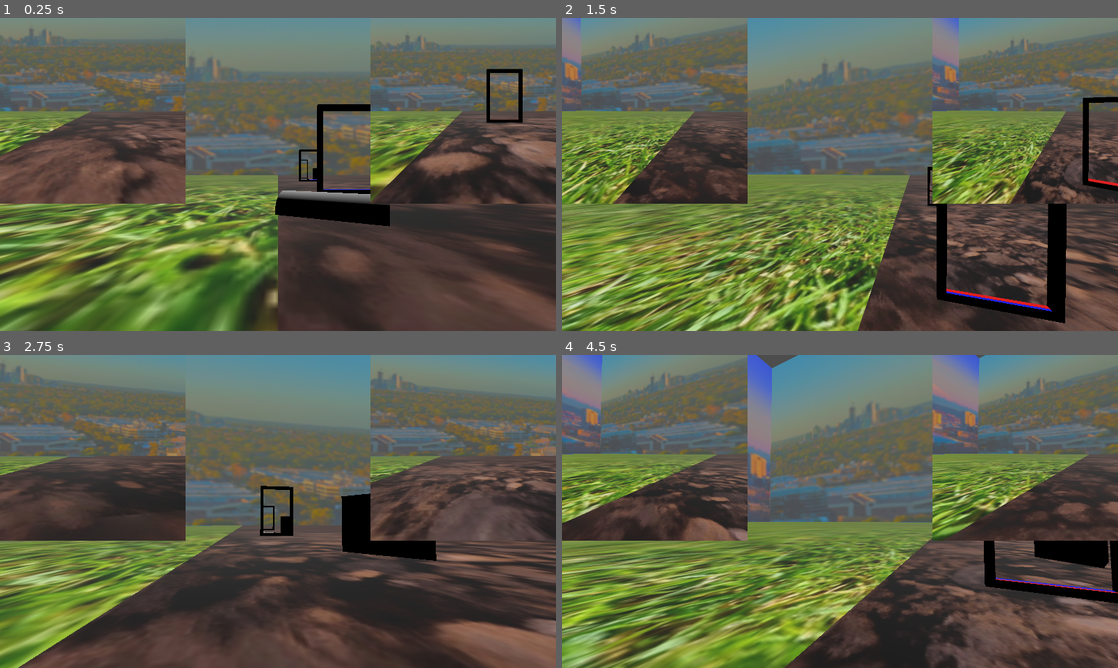
Above: before the commit, frames 1-4 (two rows, left to right).
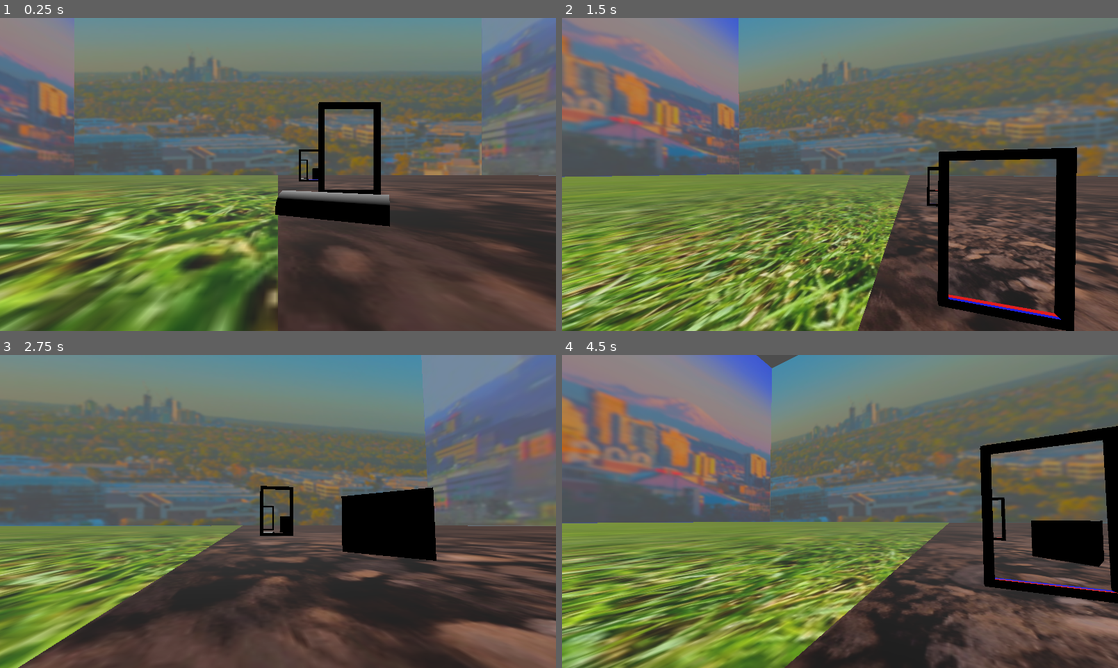
Above: after the commit, the same moments.

Repository: Terrence-Holmes/Hole-In-One
Game: Godot game, scene res://Assets/Rooms/rm_test_1.tscn
The game is run twice, just before and just after one commit, with the same random seed, the same clock (stepped at 60 frames per second) and the same inputs. The project has no main scene, so this scene is started directly.
Inputs (mouse positions are in pixels of both pictures, inside the frame that each line leads up to):
- Up to frame 1 (0.25 s): no input
- Up to frame 2 (1.5 s): tap Enter at 0.5 s; move the mouse to (867, 174) at 0.52 s; hold Up (Up) from 0.53 s (still down); click (867, 174) at 0.6 s; move the mouse to (812, 174) at 1.27 s; tap Space (Select) at 1.35 s
- Up to frame 3 (2.75 s): keep holding Up (Up); move the mouse to (289, 505) at 2.02 s; click (289, 505) at 2.1 s
- Up to frame 4 (4.5 s): keep holding Up (Up); move the mouse to (834, 517) at 2.77 s; tap Space (Select) at 2.85, 4.35 s; move the mouse to (878, 514) at 3.52 s; click (878, 514) at 3.6 s; move the mouse to (795, 508) at 4.27 s

The runs differ from the first frame. In frame 1, 31% of the frame differs, in the area x 0-100%, y 0-60%; in frame 2, 34%, in the area x 0-100%, y 0-100%; in frame 3, 29%; in frame 4, 33%.

Commit message:
Worked on portal recursion

Diff:
--- /dev/null
+++ b/Assets/Props/Materials/portal_mat.tres
@@ -0,0 +1,11 @@
+[gd_resource type="ShaderMaterial" load_steps=3 format=3 uid="uid://c13o3p08qve31"]
+
+[ext_resource type="Shader" path="res://Assets/Props/Shaders/portal_shader.gdshader" id="1_tjeht"]
+
+[sub_resource type="ViewportTexture" id="ViewportTexture_s84km"]
+
+[resource]
+resource_local_to_scene = true
+render_priority = 0
+shader = ExtResource("1_tjeht")
+shader_parameter/texture_albedo = SubResource("ViewportTexture_s84km")
--- a/Assets/Props/Scenes/portal.tscn
+++ b/Assets/Props/Scenes/portal.tscn
@@ -1,17 +1,8 @@
-[gd_scene load_steps=8 format=3 uid="uid://beow8twmmfq07"]
+[gd_scene load_steps=6 format=3 uid="uid://beow8twmmfq07"]
 
 [ext_resource type="Script" path="res://Assets/Props/Scripts/Portal.gd" id="1_f0wwu"]
-[ext_resource type="Shader" path="res://Assets/Props/Shaders/portal_shader.gdshader" id="2_yoev6"]
+[ext_resource type="Material" uid="uid://c13o3p08qve31" path="res://Assets/Props/Materials/portal_mat.tres" id="2_nxj0c"]
 [ext_resource type="Script" path="res://EditorTools/Scripts/PortalEditor.gd" id="3_fe5n2"]
-
-[sub_resource type="ViewportTexture" id="ViewportTexture_r6ok2"]
-viewport_path = NodePath("Viewports/CameraViewport0")
-
-[sub_resource type="ShaderMaterial" id="ShaderMaterial_s4ld5"]
-resource_local_to_scene = true
-render_priority = 0
-shader = ExtResource("2_yoev6")
-shader_parameter/texture_albedo = SubResource("ViewportTexture_r6ok2")
 
 [sub_resource type="BoxShape3D" id="BoxShape3D_v4s2d"]
 size = Vector3(1.2, 2.2, 2)
@@ -21,34 +12,11 @@
 
 [node name="Portal" type="Node3D"]
 script = ExtResource("1_f0wwu")
+portalMaterial = ExtResource("2_nxj0c")
 
 [node name="CameraViews" type="Node3D" parent="."]
 
-[node name="CameraView0" type="CSGBox3D" parent="CameraViews"]
-size = Vector3(1, 2, 0.1)
-material = SubResource("ShaderMaterial_s4ld5")
-
-[node name="CameraView1" type="CSGBox3D" parent="CameraViews"]
-size = Vector3(1, 2, 0.1)
-material = SubResource("ShaderMaterial_s4ld5")
-
 [node name="Viewports" type="Node" parent="."]
-
-[node name="CameraViewport0" type="SubViewport" parent="Viewports"]
-handle_input_locally = false
-size = Vector2i(432, 720)
-render_target_update_mode = 4
-
-[node name="Camera" type="Camera3D" parent="Viewports/CameraViewport0"]
-cull_mask = 1048569
-
-[node name="CameraViewport1" type="SubViewport" parent="Viewports"]
-handle_input_locally = false
-size = Vector2i(432, 720)
-render_target_update_mode = 4
-
-[node name="Camera" type="Camera3D" parent="Viewports/CameraViewport1"]
-cull_mask = 1048569
 
 [node name="Editor" type="Node3D" parent="."]
 script = ExtResource("3_fe5n2")
--- a/Assets/Props/Scenes/portal_spawner.tscn
+++ b/Assets/Props/Scenes/portal_spawner.tscn
@@ -4,44 +4,33 @@
 [ext_resource type="Script" path="res://Assets/Props/Scripts/PortalSpawner.gd" id="1_vfyow"]
 [ext_resource type="Shader" path="res://Assets/Props/Shaders/portal_shader.gdshader" id="3_ocxy0"]
 
-[sub_resource type="ViewportTexture" id="ViewportTexture_j4ntl"]
-viewport_path = NodePath("Viewports/CameraViewport0")
+[sub_resource type="ViewportTexture" id="ViewportTexture_5nngh"]
 
-[sub_resource type="ShaderMaterial" id="ShaderMaterial_6xopq"]
+[sub_resource type="ShaderMaterial" id="ShaderMaterial_m7g77"]
 resource_local_to_scene = true
 render_priority = 0
 shader = ExtResource("3_ocxy0")
-shader_parameter/texture_albedo = SubResource("ViewportTexture_j4ntl")
+shader_parameter/texture_albedo = SubResource("ViewportTexture_5nngh")
 
-[sub_resource type="ViewportTexture" id="ViewportTexture_25gm7"]
-viewport_path = NodePath("Viewports/CameraViewport0")
+[sub_resource type="ViewportTexture" id="ViewportTexture_ubjau"]
 
-[sub_resource type="ShaderMaterial" id="ShaderMaterial_sxqoc"]
+[sub_resource type="ShaderMaterial" id="ShaderMaterial_5u3j4"]
 resource_local_to_scene = true
 render_priority = 0
 shader = ExtResource("3_ocxy0")
-shader_parameter/texture_albedo = SubResource("ViewportTexture_25gm7")
+shader_parameter/texture_albedo = SubResource("ViewportTexture_ubjau")
 
 [node name="PortalSpawner" type="Node3D"]
 script = ExtResource("1_vfyow")
 
 [node name="Portal1" parent="." node_paths=PackedStringArray("otherPortal") instance=ExtResource("1_qv77c")]
 otherPortal = NodePath("../Portal2")
-
-[node name="CameraView0" parent="Portal1/CameraViews" index="0"]
-material = SubResource("ShaderMaterial_6xopq")
-
-[node name="CameraView1" parent="Portal1/CameraViews" index="1"]
-material = SubResource("ShaderMaterial_6xopq")
+portalMaterial = SubResource("ShaderMaterial_m7g77")
 
 [node name="Portal2" parent="." node_paths=PackedStringArray("otherPortal") instance=ExtResource("1_qv77c")]
+portal1 = false
 otherPortal = NodePath("../Portal1")
-
-[node name="CameraView0" parent="Portal2/CameraViews" index="0"]
-material = SubResource("ShaderMaterial_sxqoc")
-
-[node name="CameraView1" parent="Portal2/CameraViews" index="1"]
-material = SubResource("ShaderMaterial_sxqoc")
+portalMaterial = SubResource("ShaderMaterial_5u3j4")
 
 [editable path="Portal1"]
 [editable path="Portal2"]
--- a/Assets/Props/Scripts/Portal.gd
+++ b/Assets/Props/Scripts/Portal.gd
@@ -2,9 +2,11 @@
 class_name Portal
 
 @export_category("Portal")
+@export var portal1 : bool = true
 @export var otherPortal : Portal = null
 @export var size : Vector2 = Vector2(1, 2)
 @export var portal_area_margin : Vector3 = Vector3(0.1, 0.1, 1.0)
+@export var portalMaterial : ShaderMaterial = null
 
 #References
 @onready var viewportContainer : Node = get_node("Viewports")
@@ -16,6 +18,7 @@
 var cameras : Array[Camera3D]
 var cameraViews : Array[CSGBox3D]
 
+const recursiveCount : int = 2
 
 var camRotation : Vector3 = Vector3.ZERO
 
@@ -42,7 +45,7 @@
 
 
 var trackedBodies = []
-var moveTeleportThreshold : float = 5
+var moveTeleportThreshold : float = 2
 
 #Mesh duplicate cache
 #Supposedly helps with performance and makes the transition from portal to portal slightly smoother
@@ -51,15 +54,47 @@
 
 
 func _ready():
-	for i in range(viewportContainer.get_child_count()):
-		#Get references
-		viewports.append(viewportContainer.get_child(i))
-		cameras.append(viewportContainer.get_child(i).get_node("Camera"))
-		cameraViews.append(cameraViewContainer.get_child(i))
-
-		#Set camera view's viewport
+	for i in range(recursiveCount):
+		#Create viewports
+		var newViewport : SubViewport = SubViewport.new()
+		viewportContainer.add_child(newViewport)
+		newViewport.name = "CameraViewport" + str(i)
+		newViewport.render_target_update_mode = SubViewport.UPDATE_ALWAYS
+		newViewport.handle_input_locally = false
+		viewports.append(newViewport)
+
+		#Create cameras
+		var newCamera : Camera3D = Camera3D.new()
+		newViewport.add_child(newCamera)
+		newCamera.name = "Camera"
+		var portalMaskPlus : int = 0 if (portal1) else recursiveCount
+		for j in range((recursiveCount * 2)):
+			newCamera.set_cull_mask_value(j + 2, false)
+		newCamera.set_cull_mask_value(recursiveCount - i, true)
+		cameras.append(newCamera)
+
+		#Create camera views
+		var newView : CSGBox3D = CSGBox3D.new()
+		cameraViewContainer.add_child(newView)
+		newView.name = "CameraView" + str(i)
 		var newViewportPath : NodePath = NodePath("PortalSpawner/" + name + "/Viewports/CameraViewport" + str(i))
-		cameraViews[i].material.get_shader_parameter("texture_albedo").viewport_path = newViewportPath
+		newView.material = portalMaterial.duplicate()
+		newView.material.get_shader_parameter("texture_albedo").viewport_path = newViewportPath
+		portalMaskPlus = 0 if (portal1) else recursiveCount
+		newView.set_layer_mask_value(1, false)
+		newView.set_layer_mask_value(i + portalMaskPlus + 2, true)
+		newView.size = Vector3(size.x, size.y, 0.1)
+		cameraViews.append(newView)
+
+	#for i in range(viewportContainer.get_child_count()):
+		##Get references
+		#viewports.append(viewportContainer.get_child(i))
+		#cameras.append(viewportContainer.get_child(i).get_node("Camera"))
+		#cameraViews.append(cameraViewContainer.get_child(i))
+		#
+		##Set camera view's viewport
+		#var newViewportPath : NodePath = NodePath("PortalSpawner/" + name + "/Viewports/CameraViewport" + str(i))
+		#cameraViews[i].material.get_shader_parameter("texture_albedo").viewport_path = newViewportPath
 
 
 func _process(delta):
--- a/Assets/Rooms/rm_test_1.tscn
+++ b/Assets/Rooms/rm_test_1.tscn
@@ -9,7 +9,6 @@
 [ext_resource type="Texture2D" uid="uid://bomvxrbfn7dbl" path="res://Assets/Environment/Textures/TestCity3.png" id="6_738j8"]
 [ext_resource type="Shader" path="res://Assets/Props/Shaders/portal_shader.gdshader" id="7_hpofo"]
 [ext_resource type="PackedScene" uid="uid://b0ris7n8cfaa6" path="res://Assets/Debug/Scenes/first_person_player.tscn" id="9_gxofw"]
-[ext_resource type="Script" path="res://Assets/Rooms/TestyTest.gd" id="10_lqjay"]
 
 [sub_resource type="WorldBoundaryShape3D" id="WorldBoundaryShape3D_4r8iu"]
 
@@ -62,44 +61,24 @@
 shading_mode = 0
 albedo_texture = ExtResource("6_738j8")
 
-[sub_resource type="ViewportTexture" id="ViewportTexture_5w6n1"]
-viewport_path = NodePath("PortalSpawner/Portal1/Viewports/CameraViewport0")
-
-[sub_resource type="ShaderMaterial" id="ShaderMaterial_eidsn"]
+[sub_resource type="ViewportTexture" id="ViewportTexture_nhk8g"]
+
+[sub_resource type="ShaderMaterial" id="ShaderMaterial_4df04"]
 resource_local_to_scene = true
 render_priority = 0
 shader = ExtResource("7_hpofo")
-shader_parameter/texture_albedo = SubResource("ViewportTexture_5w6n1")
-
-[sub_resource type="ViewportTexture" id="ViewportTexture_75a4l"]
-viewport_path = NodePath("Viewports/CameraViewport0")
-
-[sub_resource type="ShaderMaterial" id="ShaderMaterial_m8opl"]
+shader_parameter/texture_albedo = SubResource("ViewportTexture_nhk8g")
+
+[sub_resource type="BoxShape3D" id="BoxShape3D_7p0mn"]
+size = Vector3(5.2, 8.2, 2)
+
+[sub_resource type="ViewportTexture" id="ViewportTexture_l5853"]
+
+[sub_resource type="ShaderMaterial" id="ShaderMaterial_8g0kj"]
 resource_local_to_scene = true
 render_priority = 0
 shader = ExtResource("7_hpofo")
-shader_parameter/texture_albedo = SubResource("ViewportTexture_75a4l")
-
-[sub_resource type="BoxShape3D" id="BoxShape3D_7p0mn"]
-size = Vector3(5.2, 8.2, 2)
-
-[sub_resource type="ViewportTexture" id="ViewportTexture_ktd8o"]
-viewport_path = NodePath("PortalSpawner/Portal2/Viewports/CameraViewport0")
-
-[sub_resource type="ShaderMaterial" id="ShaderMaterial_lf6yl"]
-resource_local_to_scene = true
-render_priority = 0
-shader = ExtResource("7_hpofo")
-shader_parameter/texture_albedo = SubResource("ViewportTexture_ktd8o")
-
-[sub_resource type="ViewportTexture" id="ViewportTexture_jgh0u"]
-viewport_path = NodePath("Viewports/CameraViewport0")
-
-[sub_resource type="ShaderMaterial" id="ShaderMaterial_hi41c"]
-resource_local_to_scene = true
-render_priority = 0
-shader = ExtResource("7_hpofo")
-shader_parameter/texture_albedo = SubResource("ViewportTexture_jgh0u")
+shader_parameter/texture_albedo = SubResource("ViewportTexture_l5853")
 
 [sub_resource type="BoxShape3D" id="BoxShape3D_r5lt3"]
 size = Vector3(5.2, 8.2, 2)
@@ -125,7 +104,7 @@
 surface_material_override/0 = SubResource("StandardMaterial3D_ldkhe")
 
 [node name="PortalWall" type="StaticBody3D" parent="."]
-transform = Transform3D(1, 0, 0, 0, 1, 0, 0, 0, 1, 9.03969, 4.5, -58)
+transform = Transform3D(1, 0, 0, 0, 1, 0, 0, 0, 1, 9, 4.5, -58)
 
 [node name="CollisionShape" type="CollisionShape3D" parent="PortalWall"]
 shape = SubResource("BoxShape3D_8dt86")
@@ -147,7 +126,7 @@
 material = SubResource("StandardMaterial3D_vb21j")
 
 [node name="PortalWall2" type="StaticBody3D" parent="."]
-transform = Transform3D(1, 0, 0, 0, 1, 0, 0, 0, 1, 7, 4.5, -20.622)
+transform = Transform3D(1, 0, 0, 0, 1, 0, 0, 0, 1, 7, 4.5, -20)
 
 [node name="CollisionShape" type="CollisionShape3D" parent="PortalWall2"]
 shape = SubResource("BoxShape3D_8dt86")
@@ -205,35 +184,17 @@
 portal2Wall = NodePath("../PortalWall2")
 
 [node name="Portal1" parent="PortalSpawner" index="0"]
-transform = Transform3D(1, 0, 0, 0, 1, 0, 0, 0, 1, 9.03969, 4.5, -58)
+transform = Transform3D(1, 0, 0, 0, 1, 0, 0, 0, 1, 9, 4.5, -58)
 size = Vector2(5, 8)
-
-[node name="CameraView0" parent="PortalSpawner/Portal1/CameraViews" index="0"]
-layers = 2
-size = Vector3(5, 8, 0.1)
-material = SubResource("ShaderMaterial_eidsn")
-
-[node name="CameraView1" parent="PortalSpawner/Portal1/CameraViews" index="1"]
-layers = 2
-size = Vector3(5, 8, 0.1)
-material = SubResource("ShaderMaterial_m8opl")
+portalMaterial = SubResource("ShaderMaterial_4df04")
 
 [node name="CollisionShape" parent="PortalSpawner/Portal1/PassHitbox" index="0"]
 shape = SubResource("BoxShape3D_7p0mn")
 
 [node name="Portal2" parent="PortalSpawner" index="1"]
-transform = Transform3D(1, 0, 0, 0, 1, 0, 0, 0, 1, 7, 4.5, -20.622)
+transform = Transform3D(1, 0, 0, 0, 1, 0, 0, 0, 1, 7, 4.5, -20)
 size = Vector2(5, 8)
-
-[node name="CameraView0" parent="PortalSpawner/Portal2/CameraViews" index="0"]
-layers = 4
-size = Vector3(5, 8, 0.1)
-material = SubResource("ShaderMaterial_lf6yl")
-
-[node name="CameraView1" parent="PortalSpawner/Portal2/CameraViews" index="1"]
-layers = 4
-size = Vector3(5, 8, 0.1)
-material = SubResource("ShaderMaterial_hi41c")
+portalMaterial = SubResource("ShaderMaterial_8g0kj")
 
 [node name="PassHitbox" parent="PortalSpawner/Portal2" index="3"]
 visible = false
@@ -246,33 +207,6 @@
 
 [node name="FirstPersonPlayer" parent="." instance=ExtResource("9_gxofw")]
 transform = Transform3D(1, 0, 0, 0, 1, 0, 0, 0, 1, 0, 0.94476, 0)
-
-[node name="HBoxContainer" type="HBoxContainer" parent="." node_paths=PackedStringArray("sourcePortal", "sourceCamera", "translateCamera")]
-offset_right = 40.0
-offset_bottom = 40.0
-theme_override_constants/separation = 512
-script = ExtResource("10_lqjay")
-sourcePortal = NodePath("../PortalSpawner/Portal2")
-sourceCamera = [NodePath("../PortalSpawner/Portal2/Viewports/CameraViewport0/Camera"), NodePath("../PortalSpawner/Portal2/Viewports/CameraViewport1/Camera")]
-translateCamera = [NodePath("SubViewportContainer/SubViewport/Camera3D"), NodePath("SubViewportContainer2/SubViewport/Camera3D")]
-
-[node name="SubViewportContainer" type="SubViewportContainer" parent="HBoxContainer"]
-layout_mode = 2
-
-[node name="SubViewport" type="SubViewport" parent="HBoxContainer/SubViewportContainer"]
-
-[node name="Camera3D" type="Camera3D" parent="HBoxContainer/SubViewportContainer/SubViewport"]
-cull_mask = 1048569
-
-[node name="SubViewportContainer2" type="SubViewportContainer" parent="HBoxContainer"]
-layout_mode = 2
-
-[node name="SubViewport" type="SubViewport" parent="HBoxContainer/SubViewportContainer2"]
-handle_input_locally = false
-render_target_update_mode = 4
-
-[node name="Camera3D" type="Camera3D" parent="HBoxContainer/SubViewportContainer2/SubViewport"]
-cull_mask = 1048569
 
 [editable path="PortalSpawner"]
 [editable path="PortalSpawner/Portal1"]
--- a/EditorTools/Scripts/PortalEditor.gd
+++ b/EditorTools/Scripts/PortalEditor.gd
@@ -18,8 +18,8 @@
 func _set_size():
 	if (prevSize != portal.size):
 		prevSize = portal.size
-		for cameraView in cameraViewContainer.get_children():
-			cameraView.size = Vector3(portal.size.x, portal.size.y, cameraView.size.z)
+		#for cameraView in cameraViewContainer.get_children():
+			#cameraView.size = Vector3(portal.size.x, portal.size.y, cameraView.size.z)
 		passHitbox_cs.shape.size = Vector3(
 			portal.size.x + portal.portal_area_margin.x * 2,
 			portal.size.y + portal.portal_area_margin.y * 2,
Not shown: 1 places in Assets/Rooms/rm_test_1.tscn that only renumber resources
